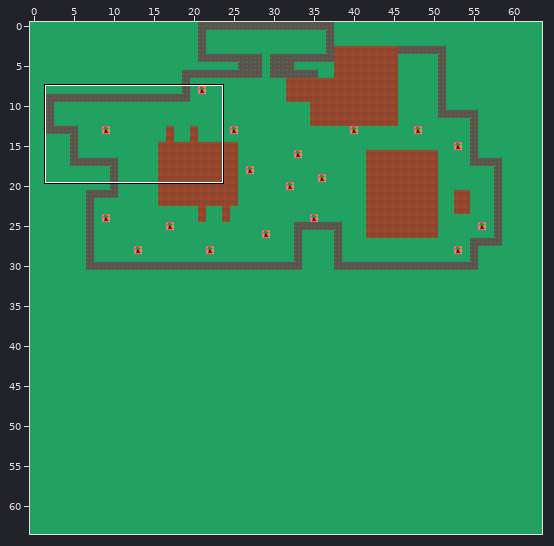
Two states of a Tiled map, assets/tiled/mapFarm.tmx. The picture above shows the old version from afar; the outline marks the close-up.
Close-up. First the earlier version:
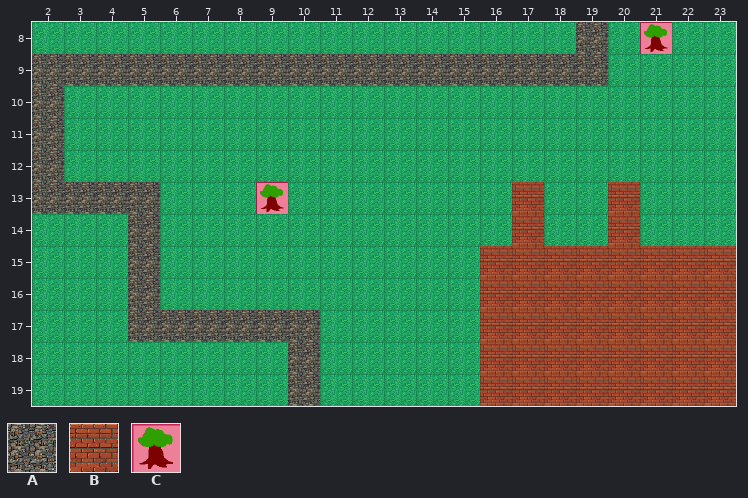
Cells are 64x64 px. Shown: x 2..23, y 8..19. The commit also changed other parts of the map, which this record leaves out.
Key: from "tileset": A 8, B 9, C 10.
_ is an empty cell.
Layers that did not change in this view are not listed.
Layer "walls" before, first column x 2:
 8 _________________A_C__
 9 AAAAAAAAAAAAAAAAAA____
10 A_____________________
11 A_____________________
12 A_____________________
13 AAAA___C_______B__B___
14 ___A___________B__B___
15 ___A__________BBBBBBBB
16 ___A__________BBBBBBBB
17 ___AAAAAA_____BBBBBBBB
18 ________A_____BBBBBBBB
19 ________A_____BBBBBBBB
New version:
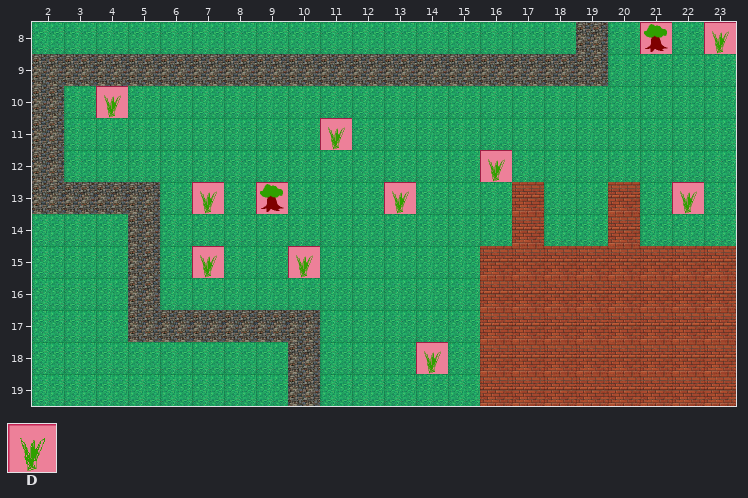
Further tiles: from "tileset": D 18.
Difference:
Layer "walls":
Tile D now appears in row 8 at x 23; in row 10 at x 4; in row 11 at x 11; in row 12 at x 16; in row 13 at x 7, 13 and 22; in row 15 at x 7 and 10.
Tile D now appears in row 18 at x 14.
